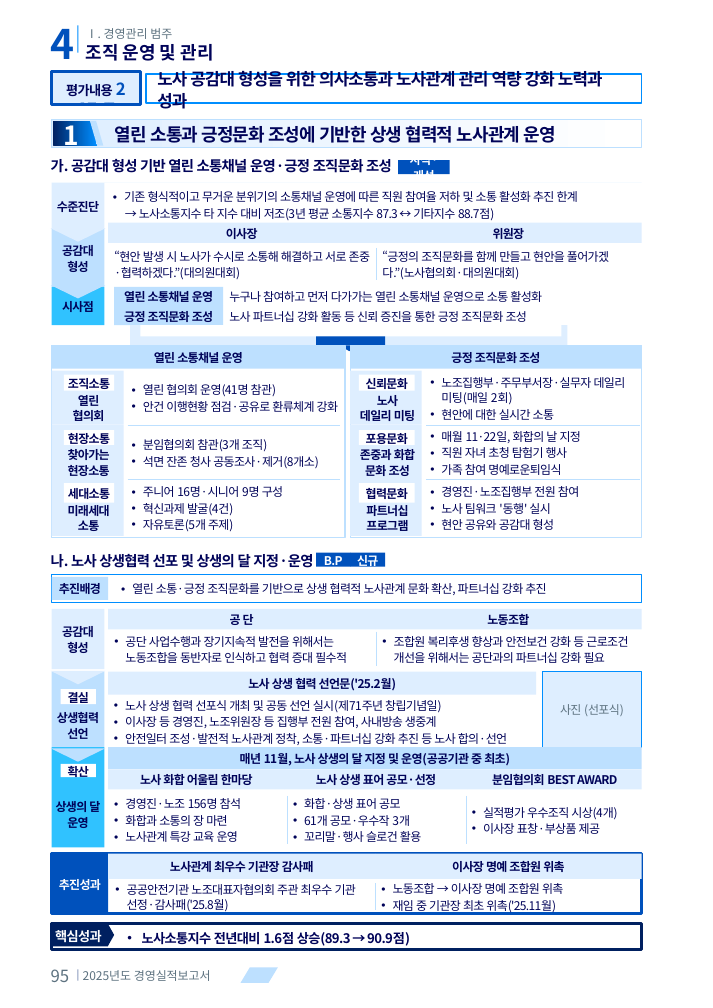
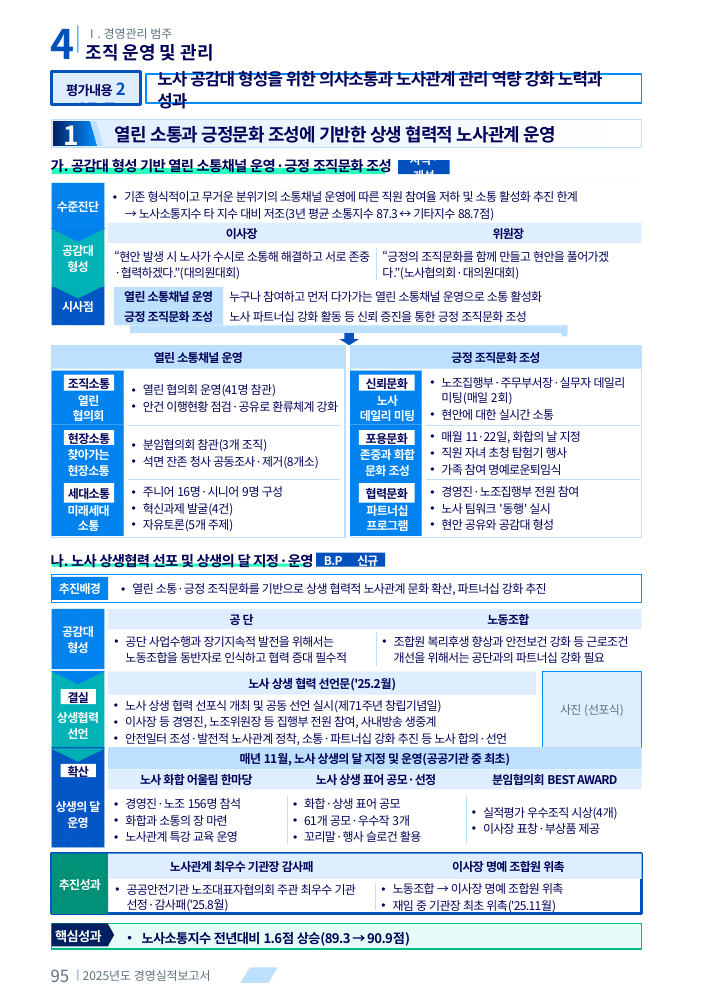
Before and after one commit to khjlsi-creator/claude, a slide deck: slide 3 of korad-경영평가-ppt/KORAD_경영평가_지면_재현_A4세로.pptx. Drawn at 713x1008 pixels with LibreOffice and Linux fonts; fonts in the diff are those of the drawing. Boxes give left, top, right and bottom in pixels: in the first picture for what was removed or moved away, otherwise in the second. Text is boxed around its words. In the diff, an @@ line names an element or a change of style, - is before the commit and + after.

```diff
--- a/korad-경영평가-ppt/KORAD_경영평가_지면_재현_A4세로.pptx
+++ b/korad-경영평가-ppt/KORAD_경영평가_지면_재현_A4세로.pptx
@@ rectangle added at <box>52,168,385,174</box>, fill #29FFBD @@
@@ rectangle "수준진단" at <box>52,183,104,228</box>: text colour #000359 to #FFFFFF; fill #DEEEFF to pattern #0990FF on #0080EA @@
@@ freeform shape at <box>51,228,106,242</box>: fill #DEEEFF to #0080EA @@
@@ rectangle "공감대" at <box>52,228,104,287</box>: text colour #000359 to #FFFFFF; fill #BDE0FF to pattern #00BEC2 on #00B0B4 @@
@@ freeform shape at <box>51,285,106,299</box>: fill #BDE0FF to #00B0B4 @@
@@ rectangle "시사점" at <box>52,287,104,326</box>: text colour #000359 to #FFFFFF; fill #30C2FF to pattern #0A6BE6 on #0051BC @@
@@ rectangle: place and size @@
-rectangle at <box>130,325,567,345</box>
+rectangle at <box>130,325,567,333</box>
@@ rectangle at <box>130,325,567,333</box>: fill #DEEEFF to #BDE0FF @@
@@ rectangle added at <box>130,325,130,336</box>, fill #BDE0FF @@
@@ rectangle removed at <box>141,325,561,336</box> @@
@@ rectangle added at <box>561,325,567,336</box>, fill #BDE0FF @@
@@ rectangle removed at <box>316,336,385,345</box> @@
@@ triangle removed at <box>340,346,359,352</box> @@
@@ down arrow added at <box>340,333,359,345</box>, fill #0051BC @@
@@ fill #DEEEFF to pattern #0990FF on #0080EA in 6 elements at <box>52,371,124,425</box>, <box>52,425,124,479</box>, <box>52,479,124,536</box>, <box>350,371,422,425</box>, <box>350,425,422,479</box>, <box>350,479,422,536</box> @@
@@ rectangle added at <box>52,564,308,566</box>, fill #29FFBD @@
@@ rectangle "추진배경" at <box>52,577,109,600</box>: text colour #000359 to #FFFFFF; fill #BDE0FF to pattern #0990FF on #0080EA @@
@@ rectangle "공감대" at <box>52,609,104,669</box>: text colour #000359 to #FFFFFF; fill #DEEEFF to pattern #0990FF on #0080EA @@
@@ freeform shape at <box>51,671,106,685</box>: fill #DEEEFF to #0080EA @@
@@ rectangle at <box>52,672,104,747</box>: fill #BDE0FF to pattern #00BEC2 on #00B0B4 @@
@@ freeform shape at <box>51,748,106,762</box>: fill #BDE0FF to #00B0B4 @@
@@ rectangle at <box>52,747,104,848</box>: fill #30C2FF to pattern #0A6BE6 on #0051BC @@
@@ text colour #000359 to #FFFFFF in 8 elements at <box>73,395,105,421</box>, <box>68,449,110,476</box>, <box>68,502,110,531</box>, <box>360,395,415,421</box>, <box>360,449,415,476</box>, <box>366,502,408,531</box>, <box>57,712,99,739</box>, <box>56,801,100,828</box> @@
@@ rectangle "추진성과" at <box>52,854,109,914</box>: fill #0051BC to pattern #00A4A8 on #008C6B @@
@@ rectangle at <box>52,923,641,949</box>: fill #FFFFFF to #E6FCF9; outline #002060 2.25 pt to #00BE83 1.5 pt @@
```
Also in this commit, not shown: 4 other slides changed, 8 other files.
